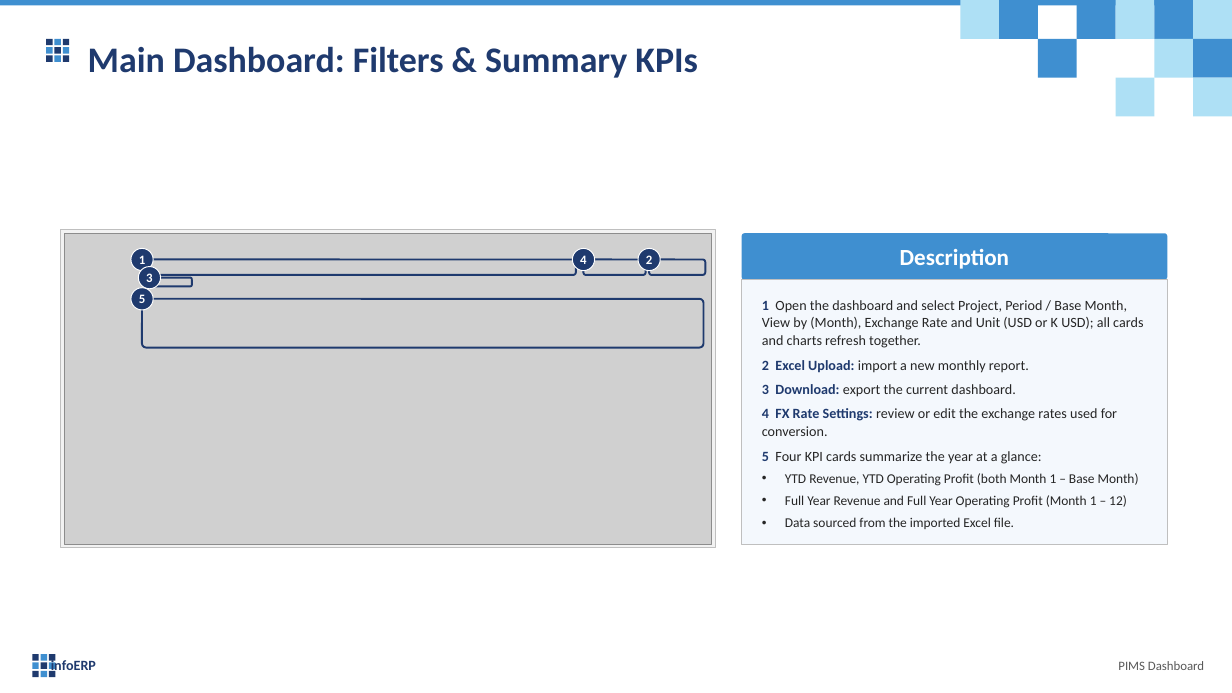
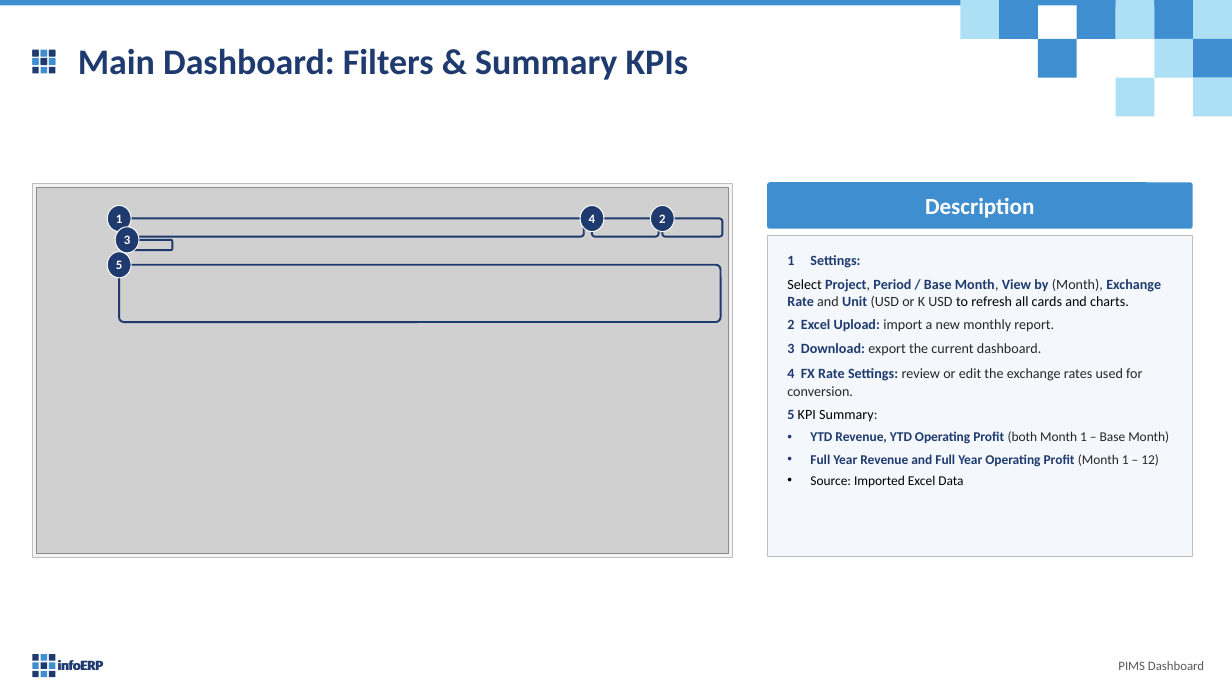
Before and after one commit to truongCLT/PIMS-DASHBOARD, a slide deck: slide 4 of docs/PIMS_Dashboard_User_Guide_V1.pptx. Drawn at 1232x693 pixels with LibreOffice and Linux fonts; fonts in the diff are those of the drawing; grey boxes stand for pictures. Boxes give left, top, right and bottom in pixels: in the first picture for what was removed or moved away, otherwise in the second. Text is boxed around its words. In the diff, an @@ line names an element or a change of style, - is before the commit and + after.

```diff
--- a/docs/PIMS_Dashboard_User_Guide_V1.pptx
+++ b/docs/PIMS_Dashboard_User_Guide_V1.pptx
@@ text "Main Dashboard: Filters & Summary ...": place and size @@
-text "Main Dashboard: Filters & Summary ..." at [88, 46, 698, 78]
+text "Main Dashboard: Filters & Summary ..." at [78, 48, 689, 80]
@@ rectangle: place and size @@
-rectangle at [46, 39, 53, 45]
+rectangle at [32, 50, 39, 56]
@@ rectangle: place and size @@
-rectangle at [63, 39, 69, 45]
+rectangle at [32, 51, 39, 57]
@@ rectangle added at [32, 58, 39, 65], fill #3F8FD0 @@
@@ rectangle: place and size @@
-rectangle at [63, 47, 69, 54]
+rectangle at [41, 51, 47, 57]
@@ 4 rectangles: place and size @@
-4 rectangles at [46, 47, 61, 62]
+4 rectangles at [41, 50, 55, 65]
@@ rectangle: place and size @@
-rectangle at [63, 55, 69, 62]
+rectangle at [49, 51, 55, 57]
@@ rectangle: place and size @@
-rectangle at [55, 39, 61, 45]
+rectangle at [49, 59, 55, 66]
@@ group added at [32, 59, 55, 73]: 5 rectangles @@
@@ rectangle: place and size @@
-rectangle at [61, 229, 715, 548]
+rectangle at [32, 183, 733, 557]
@@ picture: place and size @@
-picture at [65, 233, 712, 544]
+picture at [36, 188, 729, 554]
@@ ellipse "1": place and size @@
-ellipse "1" at [131, 249, 153, 271]
+ellipse "1" at [107, 205, 131, 231]
@@ ellipse "4": place and size @@
-ellipse "4" at [572, 249, 594, 271]
+ellipse "4" at [580, 205, 604, 231]
@@ ellipse "2": place and size @@
-ellipse "2" at [639, 249, 661, 271]
+ellipse "2" at [651, 205, 675, 231]
@@ rounded rectangle "Description": place and size @@
-rounded rectangle "Description" at [742, 233, 1168, 279]
+rounded rectangle "Description" at [767, 182, 1193, 228]
@@ ellipse "3": place and size @@
-ellipse "3" at [139, 266, 161, 288]
+ellipse "3" at [116, 226, 140, 252]
@@ rounded rectangle: place and size @@
-rounded rectangle at [142, 260, 577, 275]
+rounded rectangle at [119, 218, 584, 237]
@@ rounded rectangle: place and size @@
-rounded rectangle at [583, 260, 645, 275]
+rounded rectangle at [592, 218, 659, 237]
@@ rounded rectangle: place and size @@
-rounded rectangle at [650, 260, 706, 275]
+rounded rectangle at [663, 218, 723, 237]
@@ rectangle: place and size @@
-rectangle at [742, 280, 1168, 544]
+rectangle at [767, 236, 1193, 556]
@@ ellipse "5": place and size @@
-ellipse "5" at [131, 287, 153, 310]
+ellipse "5" at [107, 251, 131, 277]
@@ rounded rectangle: place and size @@
-rounded rectangle at [142, 299, 704, 348]
+rounded rectangle at [119, 265, 721, 323]
@@ rounded rectangle: place and size @@
-rounded rectangle at [150, 277, 192, 286]
+rounded rectangle at [128, 240, 173, 250]
@@ text at [787, 255, 1161, 308]: text changed; text colour #262626 to #1F3A6E @@
-1 Open the dashboard and select Project, Period / Base Month, View by (Month), Exchange Rate and Unit (USD or K USD); all cards and charts refresh together.
+1 Settings:
+Select Project, Period / Base Month, View by (Month), Exchange Rate and Unit (USD or K USD to refresh all cards and charts.
@@ text "Settings:": place and size @@
-text "Settings:" at [762, 300, 1143, 529]
+text "Settings:" at [787, 255, 1169, 488]
@@ text at [787, 319, 1169, 467]: text colour #262626 to #1F3A6E, bold on in "YTD Revenue, YTD Operating Profit", "Full Year Revenue and Full Year Operating ..."; line spacing 1.06 to 1 @@
@@ text at [787, 410, 878, 422]: text changed; text colour #262626 to #000000 @@
-5 Four KPI cards summarize the year at a glance:
+5 KPI Summary:
@@ text at [810, 475, 963, 488]: text changed; text colour #262626 to #000000 @@
-• Data sourced from the imported Excel file.
+• Source: Imported Excel Data
@@ text "infoERP" rewrapped from [51, 658, 96, 674] to [57, 660, 102, 670] @@
@@ text added at [58, 650, 243, 682], 11 pt, text #1F3A6E, bold @@
+infoERP
```
Also in this commit, not shown: 30 other slides changed, 5 other files.
